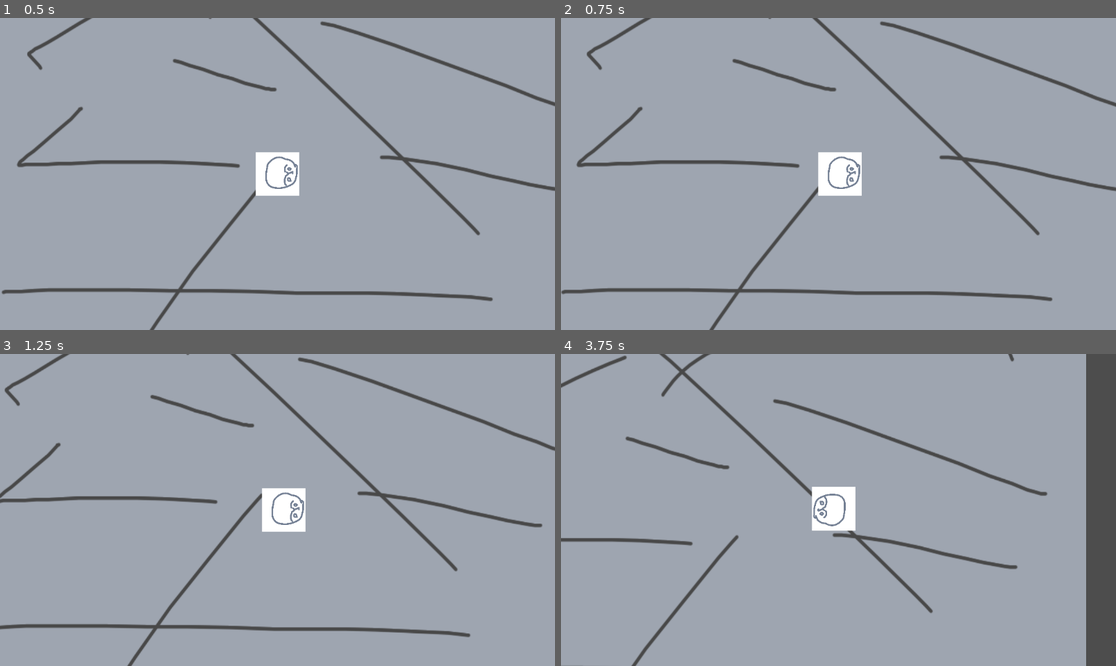
Above: before the commit, frames 1-4 (two rows, left to right).
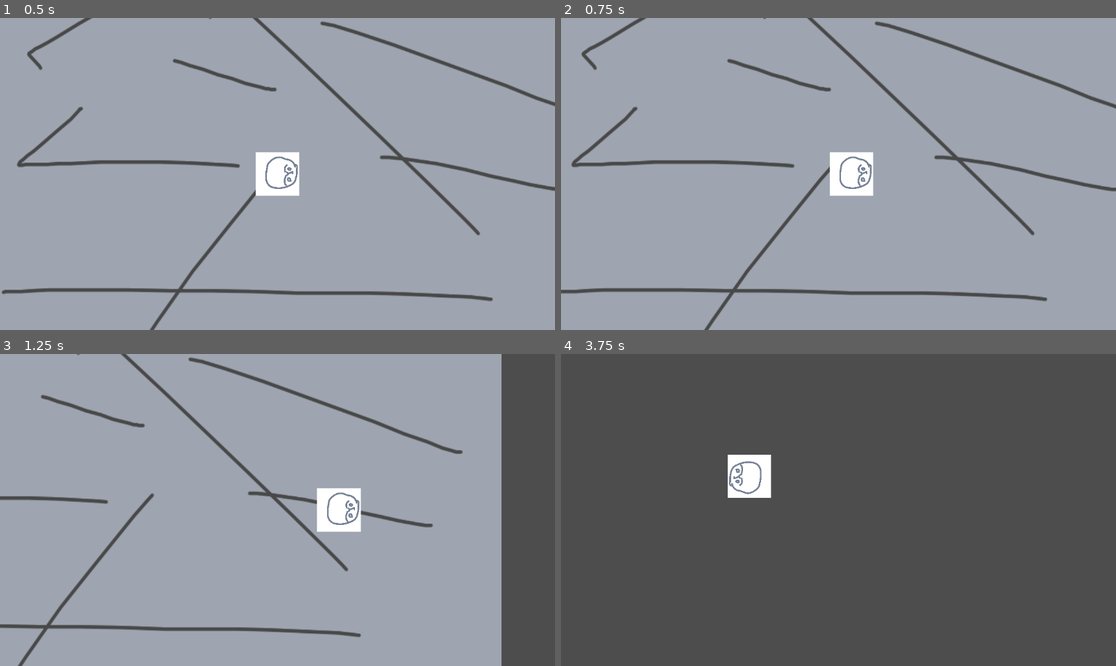
Above: after the commit, the same moments.

Repository: yannis300307/Gj42-givre
Game: Godot game, scene res://scenes/main.tscn
The game is run twice, just before and just after one commit, with the same random seed, the same clock (stepped at 60 frames per second) and the same inputs.
Inputs:
- Up to frame 1 (0.5 s): no input
- Up to frame 2 (0.75 s): tap Enter (ui_accept) at 0.5, 0.6 s; hold Right (ui_right) from 0.53 s (still down)
- Up to frame 3 (1.25 s): keep holding Right (ui_right); tap Enter (ui_accept) at 0.77, 1.07 s
- Up to frame 4 (3.75 s): release Right (ui_right) at 1.28 s; hold Down (ui_down) 1.28-2.03 s; tap Enter (ui_accept) at 1.35, 1.52, 1.82, 2.1, 2.85, 3.02, 3.32, 3.6 s; hold Right (ui_right) 2.03-2.78 s; hold Up (ui_up) 2.78-3.53 s; hold Left (ui_left) from 3.53 s (still down)

Frame 1 is identical in both runs. In frame 2, 5.0% of the frame differs, in the area x 0-100%, y 0-100%; in frame 3, 18%; in frame 4, 92%, in the area x 0-95%, y 0-100%.

Commit message:
Add an item pool

Diff:
--- /dev/null
+++ b/misc_script/main.gd
@@ -0,0 +1,30 @@
+extends Node
+
+@export var max_item: int = 3
+
+enum ItemType {
+	FISH,
+	MUSHROOM,
+	ALGAE,
+}
+
+var inventory = {}
+
+func add_item(item: ItemType) -> bool:
+	print(inventory)
+	if can_pickup(item):
+		if item in inventory:
+			inventory[item] += 1
+		else:
+			inventory[item] = 1
+		return true
+	return false
+
+func can_pickup(item: ItemType) -> bool:
+	return (item not in inventory) or inventory[item] < max_item
+
+func consume_item(item: ItemType) -> bool:
+	if item in inventory:
+		inventory.erase(item)
+		return true
+	return false
--- /dev/null
+++ b/objects/item_pool.gd
@@ -0,0 +1,19 @@
+extends Area2D
+
+@export var item_type: Global.ItemType
+
+var player_in_area = false
+
+func _on_body_entered(body: Node2D) -> void:
+	if body != %Player:
+		return
+	player_in_area = true
+
+func _on_body_exited(body: Node2D) -> void:
+	if body != %Player:
+		return
+	player_in_area = false
+
+func _process(delta: float) -> void:
+	if Input.is_action_just_pressed("ui_accept") and player_in_area:
+		Global.add_item(Global.ItemType.FISH)
--- /dev/null
+++ b/objects/item_pool.tscn
@@ -0,0 +1,14 @@
+[gd_scene load_steps=3 format=3 uid="uid://dfth80igv5ms4"]
+
+[ext_resource type="Script" uid="uid://pylel1wivlcs" path="res://objects/item_pool.gd" id="1_h4tan"]
+
+[sub_resource type="RectangleShape2D" id="RectangleShape2D_jyhfs"]
+
+[node name="ItemPool" type="Area2D"]
+script = ExtResource("1_h4tan")
+
+[node name="CollisionShape2D" type="CollisionShape2D" parent="."]
+shape = SubResource("RectangleShape2D_jyhfs")
+
+[connection signal="body_entered" from="." to="." method="_on_body_entered"]
+[connection signal="body_exited" from="." to="." method="_on_body_exited"]
--- a/objects/player.gd
+++ b/objects/player.gd
@@ -1,4 +1,4 @@
-extends Area2D
+extends RigidBody2D
 
 @export var speed: float = 45
 var velocity: Vector2 = Vector2.ZERO # The player's movement vector.
@@ -13,22 +13,22 @@
 func _physics_process(delta: float) -> void:
 	var acc_state: int = 0
 	if Input.is_action_pressed("ui_right"):
-		acceleration = min(acceleration + (0.1 * delta), 1)
+		acceleration = min(acceleration + (0.142 * delta), 1)
 		direction.x = 1;
 		#rotation_degrees = 90
 	elif Input.is_action_pressed("ui_left"):
-		acceleration = min(acceleration + (0.1 * delta), 1)
+		acceleration = min(acceleration + (0.142 * delta), 1)
 		direction.x = -1
 		#rotation_degrees = -90
 	else:
 		acc_state = 1
 		direction.x = 0
 	if Input.is_action_pressed("ui_down"):
-		acceleration = min(acceleration + (0.1 * delta), 1)
+		acceleration = min(acceleration + (0.142 * delta), 1)
 		direction.y = 1
 		#rotation_degrees = 180
 	elif Input.is_action_pressed("ui_up"):
-		acceleration = min(acceleration + (0.1 * delta), 1)
+		acceleration = min(acceleration + (0.142 * delta), 1)
 		direction.y = -1
 		#rotation_degrees = 0
 	else:
--- a/objects/player.tscn
+++ b/objects/player.tscn
@@ -6,7 +6,8 @@
 [sub_resource type="CircleShape2D" id="CircleShape2D_sugp2"]
 radius = 42.0
 
-[node name="Player" type="Area2D"]
+[node name="Player" type="RigidBody2D"]
+gravity_scale = 0.0
 script = ExtResource("1_ykyjo")
 speed = 20
 
--- a/project.godot
+++ b/project.godot
@@ -15,6 +15,10 @@
 config/features=PackedStringArray("4.5", "GL Compatibility")
 config/icon="res://icon.svg"
 
+[autoload]
+
+Global="*res://misc_script/main.gd"
+
 [rendering]
 
 renderer/rendering_method="gl_compatibility"
--- a/scenes/main.tscn
+++ b/scenes/main.tscn
@@ -1,10 +1,13 @@
-[gd_scene load_steps=4 format=3 uid="uid://dcb808weh1jp7"]
+[gd_scene load_steps=6 format=3 uid="uid://dcb808weh1jp7"]
 
 [ext_resource type="Texture2D" uid="uid://wkxskaqy8mrd" path="res://assets/textures/map/floor.png" id="1_0wfyh"]
 [ext_resource type="PackedScene" uid="uid://bgo4pvbpvl0go" path="res://objects/player.tscn" id="1_o5qli"]
+[ext_resource type="Script" uid="uid://b8nrxqwctugxs" path="res://misc_script/main.gd" id="1_tbgi4"]
 [ext_resource type="Script" uid="uid://d0so6wnbntblo" path="res://misc_script/camera.gd" id="2_sugp2"]
+[ext_resource type="PackedScene" uid="uid://dfth80igv5ms4" path="res://objects/item_pool.tscn" id="5_tbgi4"]
 
 [node name="Main" type="Node2D"]
+script = ExtResource("1_tbgi4")
 
 [node name="Map" type="Node2D" parent="."]
 
@@ -22,3 +25,8 @@
 
 [node name="Player" parent="." instance=ExtResource("1_o5qli")]
 unique_name_in_owner = true
+speed = 45.0
+
+[node name="ItemPool" parent="." instance=ExtResource("5_tbgi4")]
+position = Vector2(148, 15)
+scale = Vector2(4.92, 7.005)
Not shown, added: misc_script/main.gd.uid
Not shown, added: objects/item_pool.gd.uid
